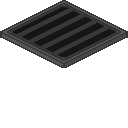
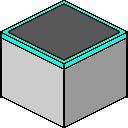
Comparing the layer stacks of the two w=128, h=128 images. Changes:
hid "Grate" over (x1=0, y1=0, x2=128, y2=69)
showed "base", painted on it over (x1=0, y1=0, x2=128, y2=128)
